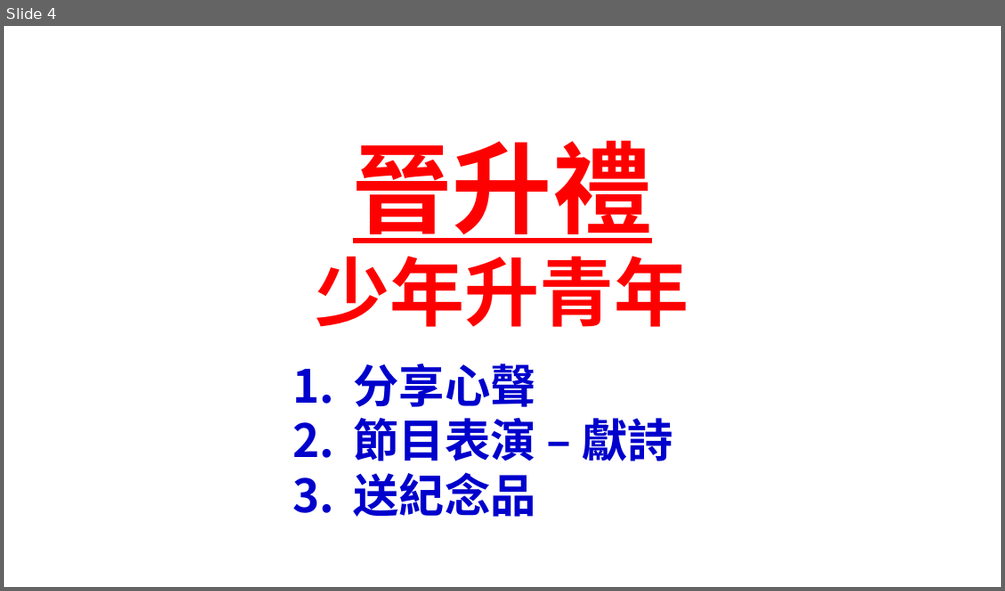
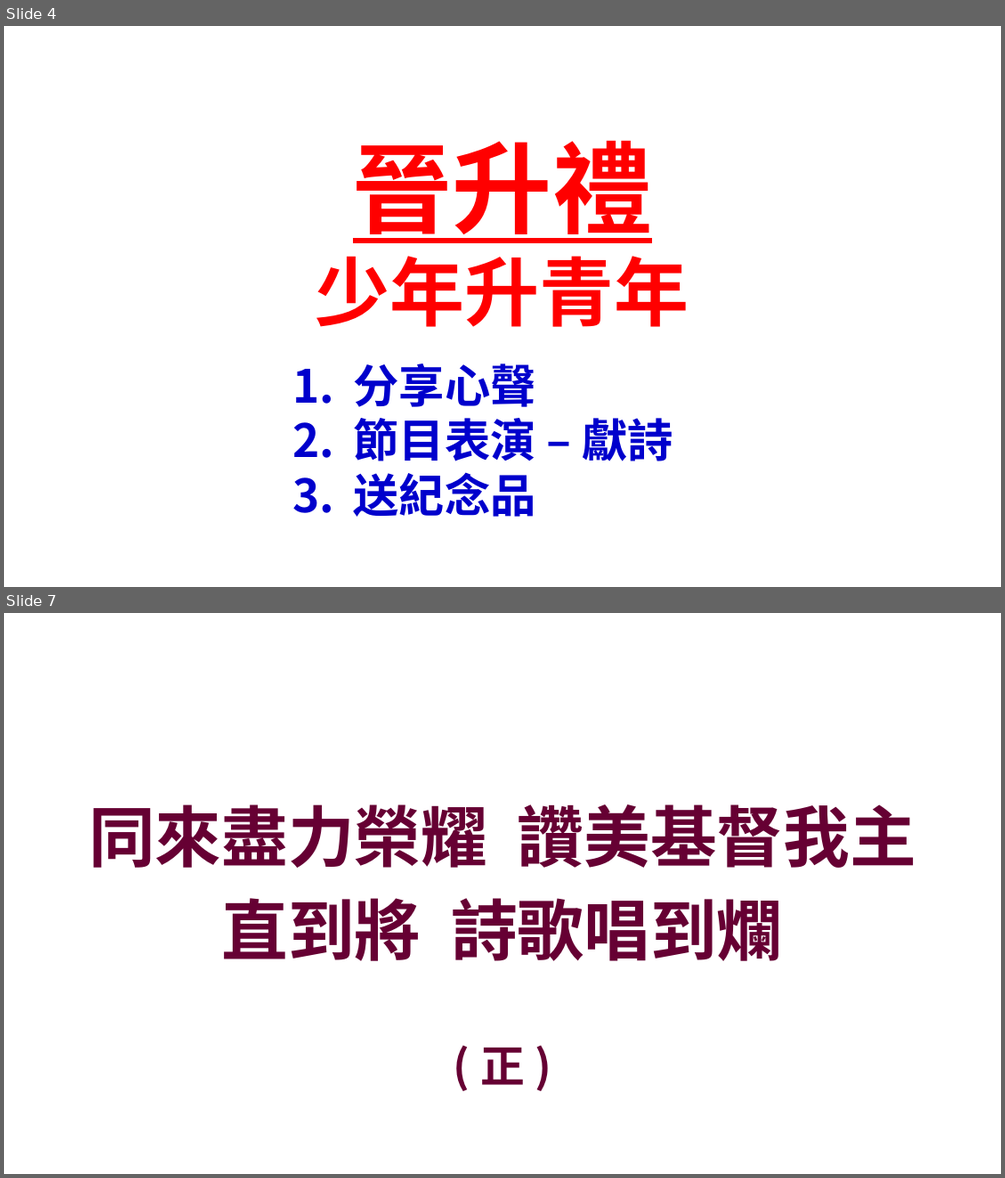
Before and after one commit to batisuoc/bible-school, a slide deck: 2022年主日學結業禮頒獎.pptx. Shown one above the other, each under a label of ours: slide 4 before the commit, slides 4 and 7 after it; the slides between them are not shown. The pictures are 1005x591 and 1005x1178 pixels, drawn with LibreOffice and Linux fonts; fonts in the diff are those of the drawing; background and template pictures are left out. Boxes give left, top, right and bottom in pixels: in the first picture for what was removed or moved away, otherwise in the second. Text is boxed around its words. In the diff, an @@ line names an element or a change of style, - is before the commit and + after.

```diff
--- a/2022年主日學結業禮頒獎.pptx
+++ b/2022年主日學結業禮頒獎.pptx
@@ slide 7 added at (x1=4, y1=613, x2=1001, y2=1174), background picture (left out) @@
@@ text added at (x1=89, y1=804, x2=916, y2=961), 64 pt, text #660033, bold @@
+同來盡力榮耀 讚美基督我主
+直到將 詩歌唱到爛
@@ text added at (x1=480, y1=1047, x2=525, y2=1085), 42.7 pt, text #660033, bold @@
+( 正 )
```
Also in this commit, not shown: 18 other slides added.
